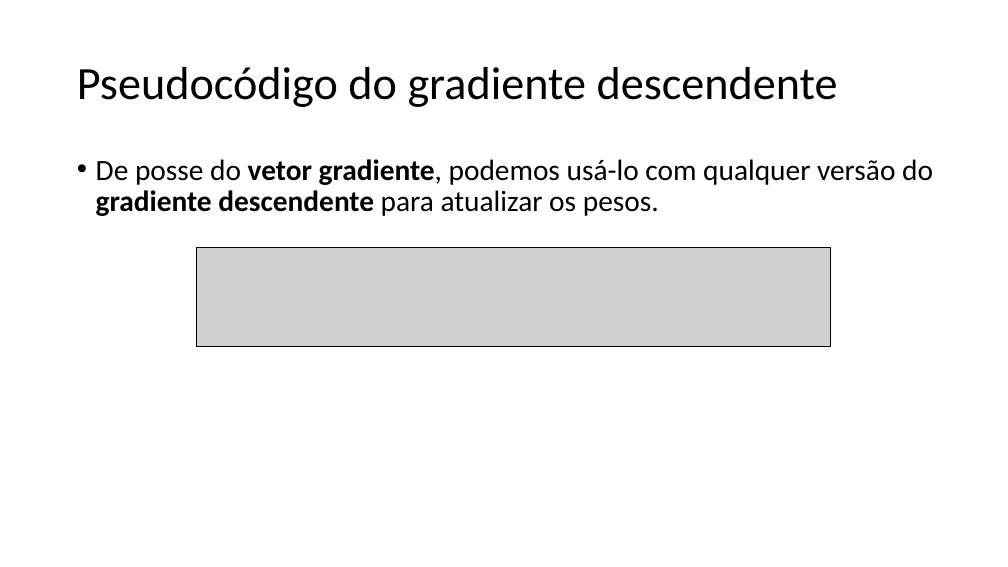
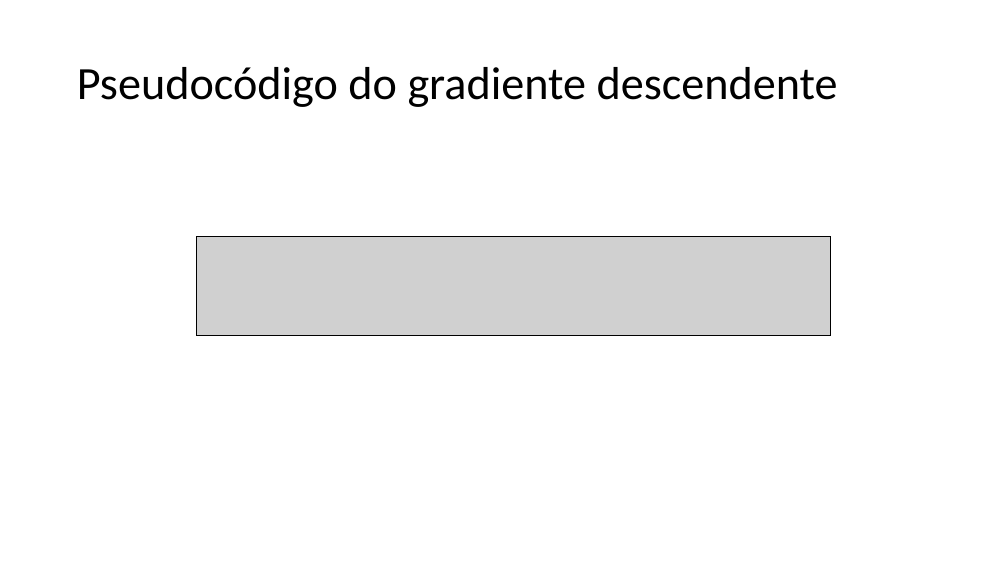
Before and after one commit to zz4fap/c24_inteligencia_artificial, a slide deck: slide 36 of slides/C24_Classificação.pptx. Drawn at 1008x567 pixels with LibreOffice and Linux fonts; fonts in the diff are those of the drawing; grey boxes stand for pictures. Boxes give left, top, right and bottom in pixels: in the first picture for what was removed or moved away, otherwise in the second. Text is boxed around its words. In the diff, an @@ line names an element or a change of style, - is before the commit and + after.

Commit message:
new slides

```diff
--- a/slides/C24_Classificação.pptx
+++ b/slides/C24_Classificação.pptx
@@ text removed at [96,159,933,216] @@
-• De posse do vetor gradiente, podemos usá-lo com qualquer versão do gradiente descendente para atualizar os pesos.
@@ picture: place and size @@
-picture at [197,248,831,346]
+picture at [197,237,831,335]
```
Also in this commit, not shown: 1 other file.
